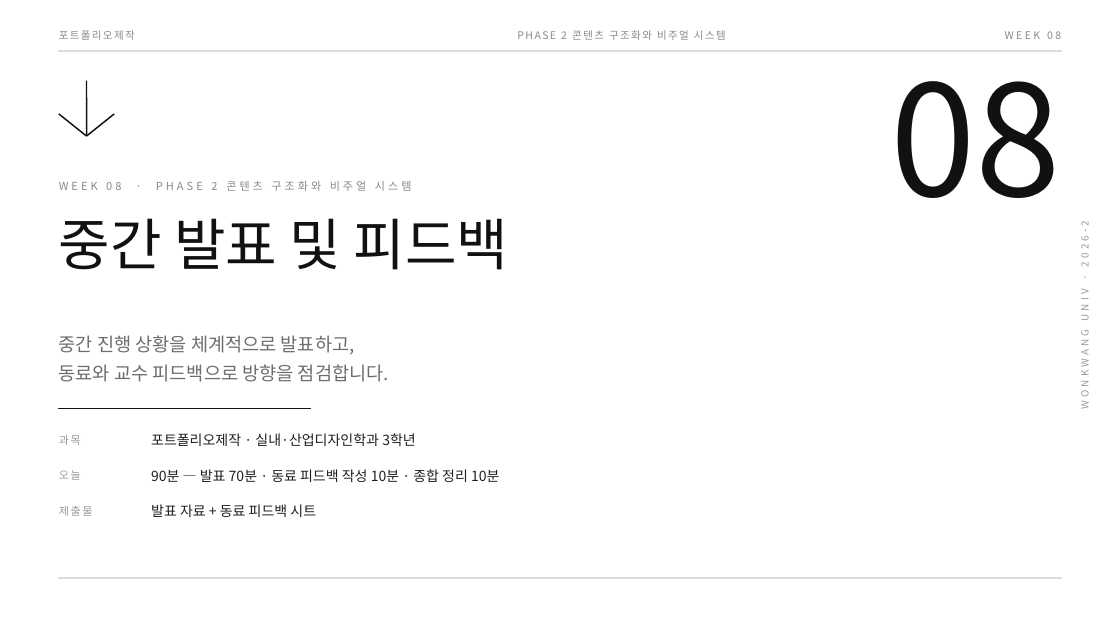
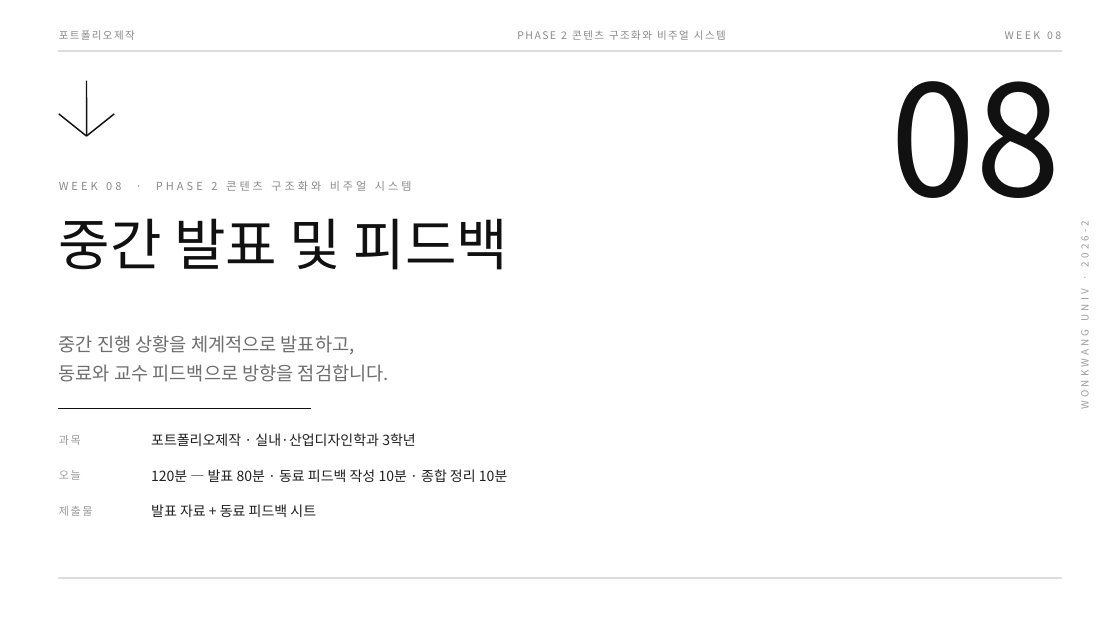
Before and after one commit to design-eng/MIN.D, a slide deck: slide 1 of dist/weeks-포트폴리오제작/포트폴리오제작_08주차_중간발표.pptx. Drawn at 1120x630 pixels with LibreOffice and Linux fonts; fonts in the diff are those of the drawing. Boxes give left, top, right and bottom in pixels: in the first picture for what was removed or moved away, otherwise in the second. Text is boxed around its words. In the diff, an @@ line names an element or a change of style, - is before the commit and + after.

```diff
--- a/dist/weeks-포트폴리오제작/포트폴리오제작_08주차_중간발표.pptx
+++ b/dist/weeks-포트폴리오제작/포트폴리오제작_08주차_중간발표.pptx
@@ text at (x1=151, y1=469, x2=507, y2=482): text changed @@
-90분 — 발표 70분 · 동료 피드백 작성 10분 · 종합 정리 10분
+120분 — 발표 80분 · 동료 피드백 작성 10분 · 종합 정리 10분
```
Also in this commit, not shown: 1 other slide changed, 34 other files.
